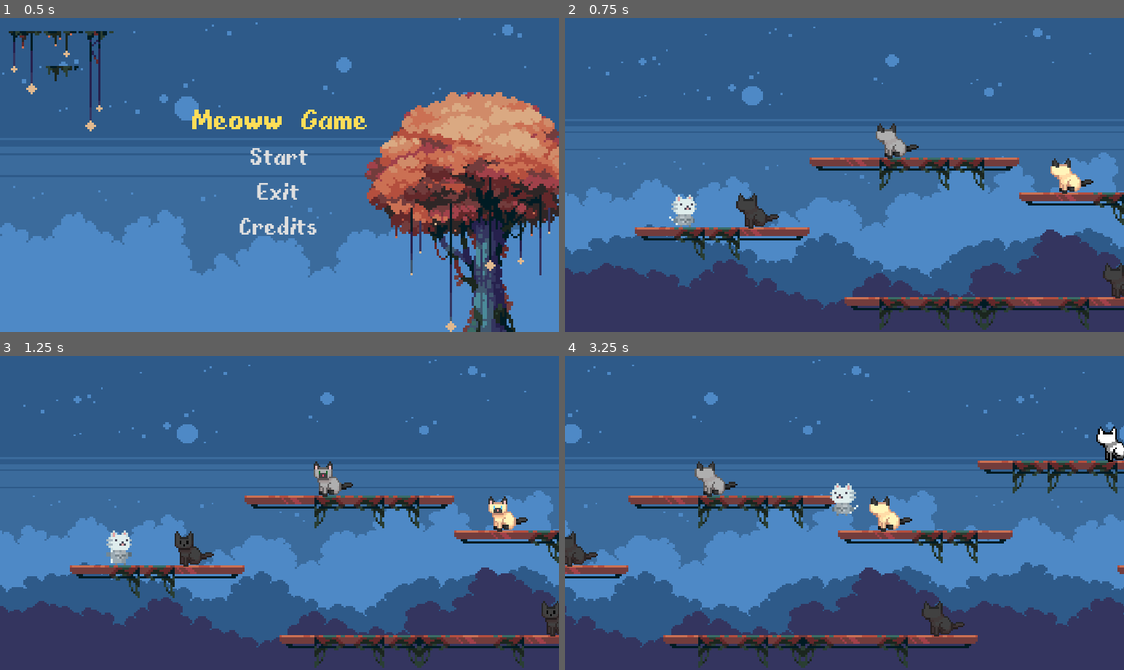
Above: before the commit, frames 1-4 (two rows, left to right).
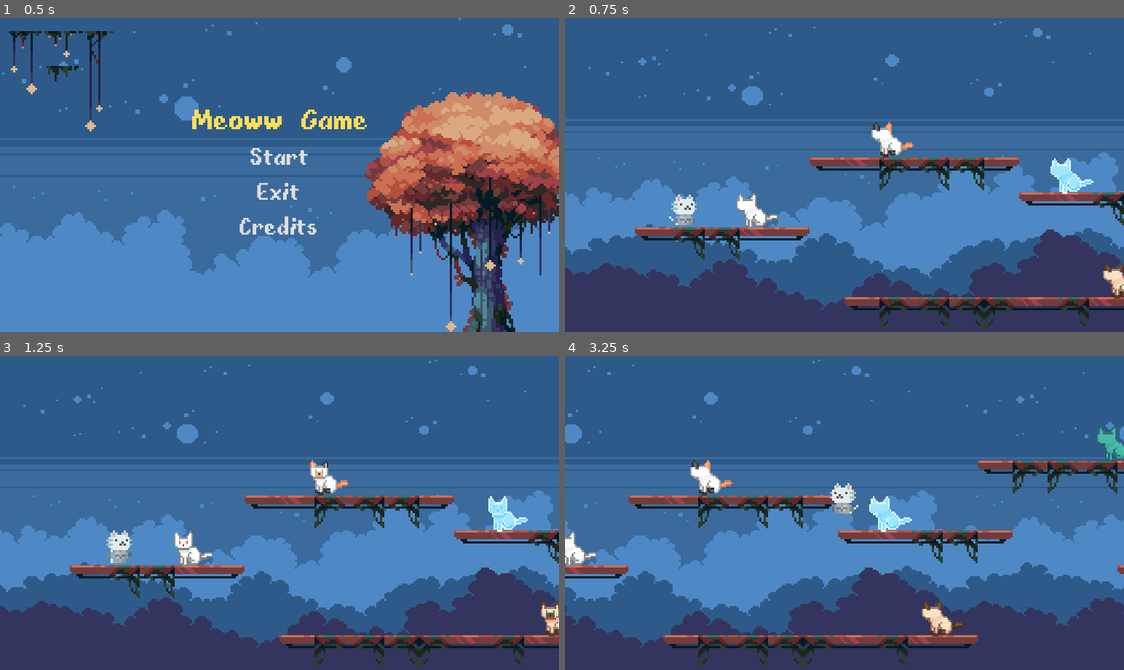
Above: after the commit, the same moments.

Repository: Cataaa0/Jueguito-Meowww
Game: Godot game, scene res://ui/main_menu.tscn
Same seed, same stepped clock (60 frames per second), same inputs: the game is played once before the commit and once after it.
Inputs:
- Up to frame 1 (0.5 s): no input
- Up to frame 2 (0.75 s): click "Start" at 0.5 s
- Up to frame 3 (1.25 s): no input
- Up to frame 4 (3.25 s): hold D (move_right) 1.28-2.78 s; tap W (jump) at 1.52, 2.27 s; hold A (move_left) from 2.78 s (still down)

Frame 1 is identical in both runs. In frame 2, 1.6% of the frame differs, in the area x 30-100%, y 33-90%; in frame 3, 1.5%; in frame 4, 2.0%, in the area x 0-100%, y 22-90%.

Commit message:
add sprite enemies

Diff:
--- a/scenes/enemy_1.tscn
+++ b/scenes/enemy_1.tscn
@@ -10,6 +10,20 @@
 [ext_resource type="Texture2D" uid="uid://dcns4145u561u" path="res://resources/Characters/Enemy1/orange_3.png" id="8_h5kfu"]
 [ext_resource type="Texture2D" uid="uid://blrqelit1o45g" path="res://resources/Characters/Enemy1/pink_0.png" id="9_5bc5d"]
 [ext_resource type="Texture2D" uid="uid://df4nimqhuwuko" path="res://resources/Characters/Enemy1/red_0.png" id="10_g4un7"]
+[ext_resource type="Texture2D" uid="uid://yy8lhinvok74" path="res://resources/Characters/Enemy1/blue_2.png" id="11_hng76"]
+[ext_resource type="Texture2D" uid="uid://0ft610m2fq7u" path="res://resources/Characters/Enemy1/brown_3.png" id="12_jdp7w"]
+[ext_resource type="Texture2D" uid="uid://p3ur4id67q00" path="res://resources/Characters/Enemy1/cotton_candy_blue_0.png" id="13_6lp1w"]
+[ext_resource type="Texture2D" uid="uid://d1h7qdkpqf7mu" path="res://resources/Characters/Enemy1/cotton_candy_pink_0.png" id="14_ea2e5"]
+[ext_resource type="Texture2D" uid="uid://deyiqprxmbj8g" path="res://resources/Characters/Enemy1/dark_0.png" id="15_o6voo"]
+[ext_resource type="Texture2D" uid="uid://ddbi3gg7iqqpk" path="res://resources/Characters/Enemy1/game_boy_0.png" id="16_aqbqg"]
+[ext_resource type="Texture2D" uid="uid://du17ogsj2wbub" path="res://resources/Characters/Enemy1/ghost_0.png" id="17_xco61"]
+[ext_resource type="Texture2D" uid="uid://ddmevynf3lbr4" path="res://resources/Characters/Enemy1/gold_0.png" id="18_48obv"]
+[ext_resource type="Texture2D" uid="uid://cggtnr8a3vslj" path="res://resources/Characters/Enemy1/hairless_1.png" id="19_setsw"]
+[ext_resource type="Texture2D" uid="uid://bbweulc2n6etp" path="res://resources/Characters/Enemy1/peach_0.png" id="20_0ljln"]
+[ext_resource type="Texture2D" uid="uid://6se1higv3y06" path="res://resources/Characters/Enemy1/radioactive_0.png" id="21_qmlyw"]
+[ext_resource type="Texture2D" uid="uid://ud4impjpugeg" path="res://resources/Characters/Enemy1/seal_point_0.png" id="22_vtoka"]
+[ext_resource type="Texture2D" uid="uid://btigjgbrn0eh1" path="res://resources/Characters/Enemy1/teal_0.png" id="23_wla3b"]
+[ext_resource type="Texture2D" uid="uid://byeyduvejfx8v" path="res://resources/Characters/Enemy1/white_grey_1.png" id="24_53akx"]
 
 [sub_resource type="CapsuleShape2D" id="CapsuleShape2D_pljy0"]
 radius = 3.0
@@ -122,7 +136,7 @@
 
 [node name="Enemy1" type="CharacterBody2D"]
 script = ExtResource("1_1ai4j")
-enemy_cats = Array[Texture]([ExtResource("1_iks12"), ExtReso …(144 unchanged characters)… urce("9_5bc5d"), ExtResource("10_g4un7")])
+enemy_cats = Array[Texture]([ExtResource("1_iks12"), ExtReso …(144 unchanged characters)… urce("9_5bc5d"), ExtResource("10_g4un7"), ExtResource("11_hng76"), ExtResource("12_jdp7w"), ExtResource("13_6lp1w"), ExtResource("14_ea2e5"), ExtResource("15_o6voo"), ExtResource("16_aqbqg"), ExtResource("17_xco61"), ExtResource("18_48obv"), ExtResource("19_setsw"), ExtResource("20_0ljln"), ExtResource("21_qmlyw"), ExtResource("22_vtoka"), ExtResource("23_wla3b"), ExtResource("24_53akx")])
 cat_names = Array[String](["Flo", "Oreo", "Hachi", "thainy", "jack"])
 cat_professions = Array[String](["Ingeniere", "Bombere", "Cantante", "Proplayer", "Abogade", "Profesore", "Chef", "Ladrone"])
 
Binary file added: resources/Characters/Enemy1/blue_2.png
Not shown, added: resources/Characters/Enemy1/blue_2.png.import
Binary file added: resources/Characters/Enemy1/brown_3.png
Not shown, added: resources/Characters/Enemy1/brown_3.png.import
Binary file added: resources/Characters/Enemy1/cotton_candy_blue_0.png
Not shown, added: resources/Characters/Enemy1/cotton_candy_blue_0.png.import
Binary file added: resources/Characters/Enemy1/cotton_candy_pink_0.png
Not shown, added: resources/Characters/Enemy1/cotton_candy_pink_0.png.import
Binary file added: resources/Characters/Enemy1/dark_0.png
Not shown, added: resources/Characters/Enemy1/dark_0.png.import
Binary file added: resources/Characters/Enemy1/game_boy_0.png
Not shown, added: resources/Characters/Enemy1/game_boy_0.png.import
(and 17 more such lines)
